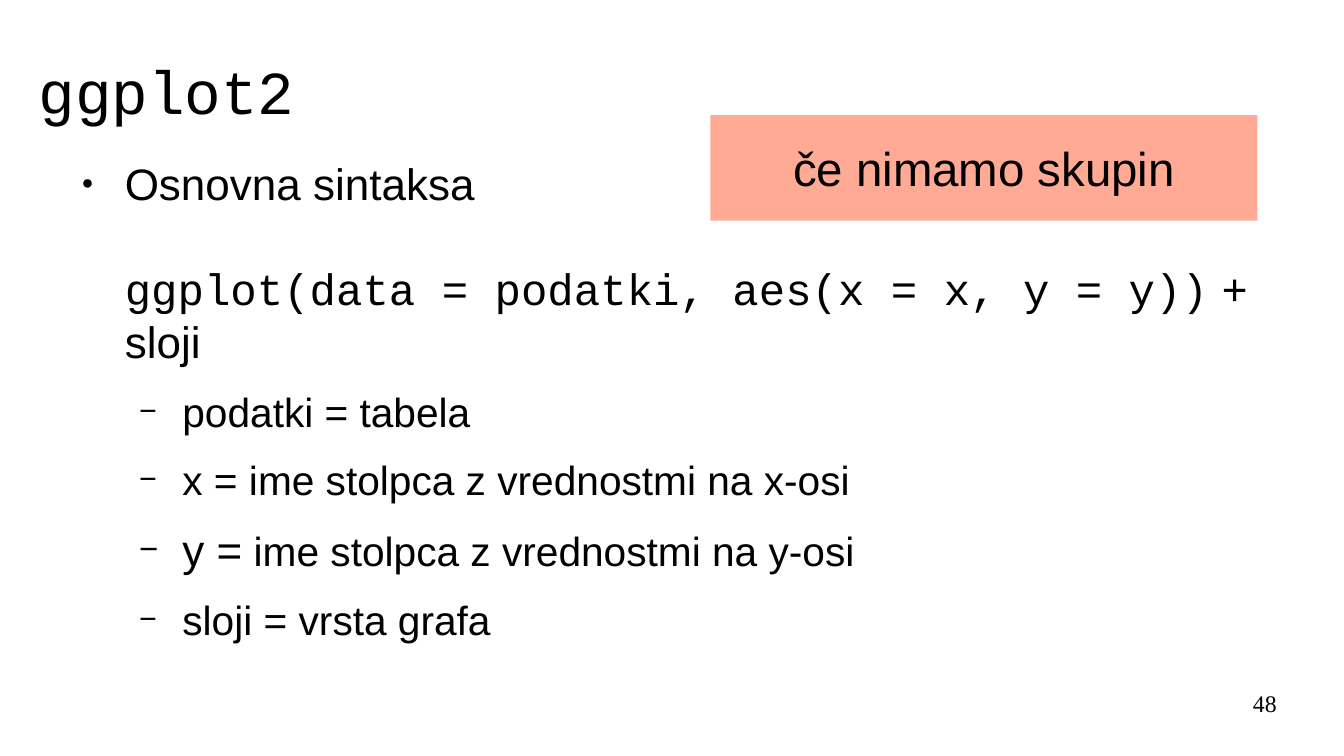
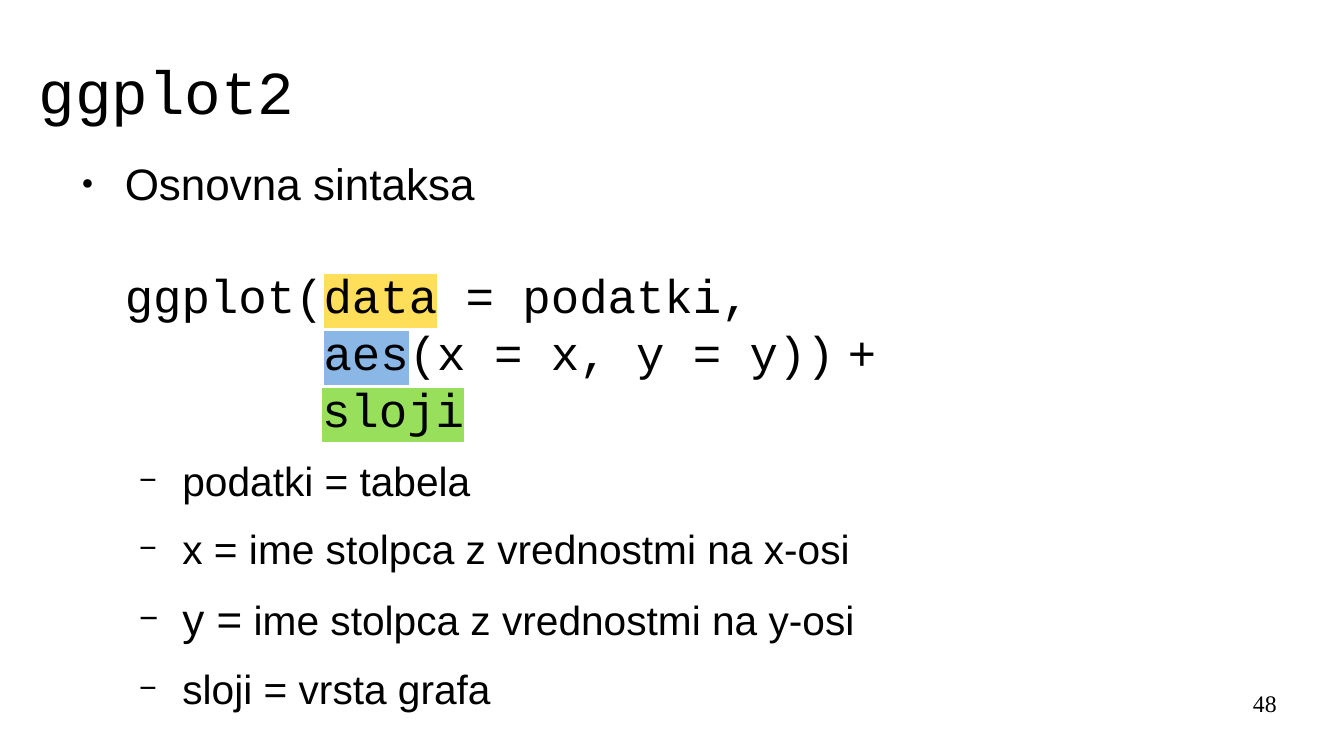
Before and after one commit to janaobsteter/R_tecaj, a slide deck: slide 48 of ModulB/ITTecaj_R_ModulB.odp. Drawn at 1344x756 pixels with LibreOffice and Linux fonts; fonts in the diff are those of the drawing. Boxes give left, top, right and bottom in pixels: in the first picture for what was removed or moved away, otherwise in the second. Text is boxed around its words. In the diff, an @@ line names an element or a change of style, - is before the commit and + after.

```diff
--- a/ModulB/ITTecaj_R_ModulB.odp
+++ b/ModulB/ITTecaj_R_ModulB.odp
@@ rectangle removed at box(711, 115, 1259, 221) @@
-če nimamo skupin
@@ text at box(125, 168, 835, 437): size 26 to 28 pt in "ggplot(data = podatki, aes(x = x, y ..."; font Arial to Courier New, highlight none to #98DF5B in "sloji"; highlight none to #FFDE59 in "ggplot(data"; highlight none to #8AB7E6 in "aes(x" @@
```
Also in this commit, not shown: 5 other slides changed, 37 slides added, 6 other files.
